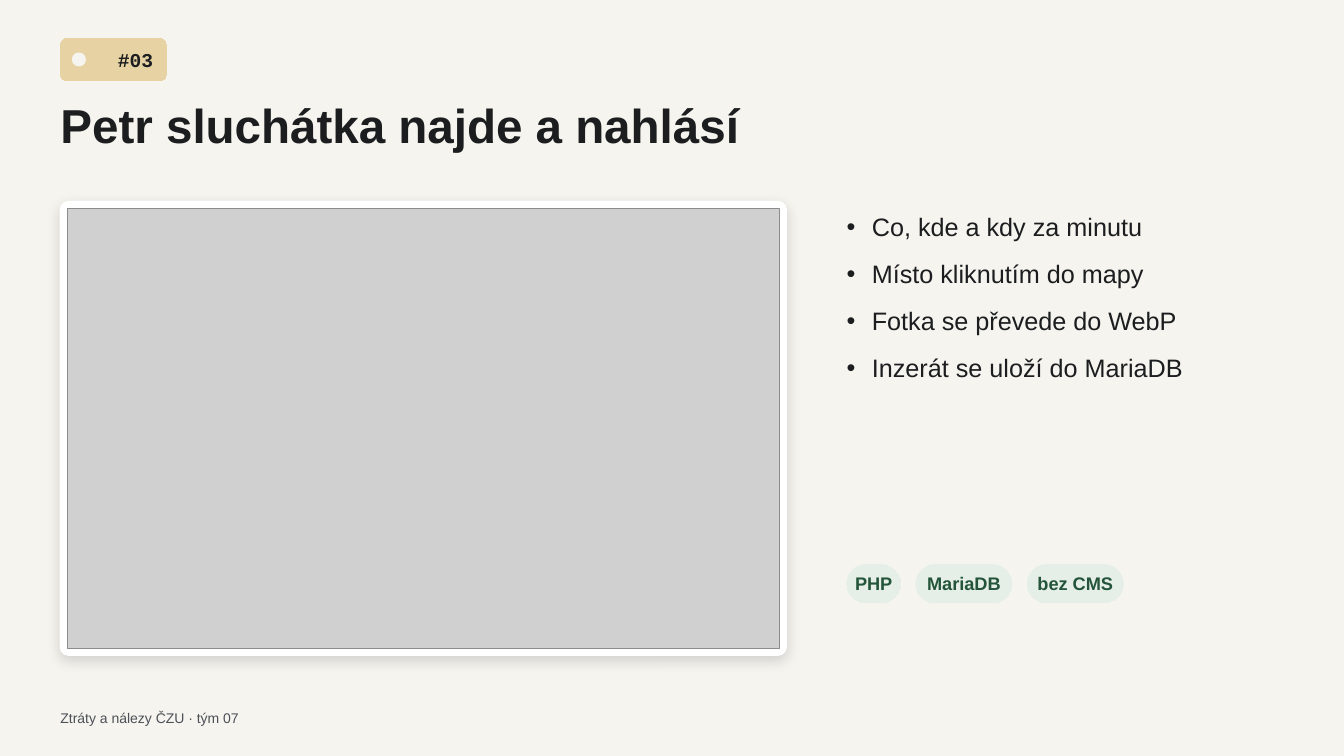
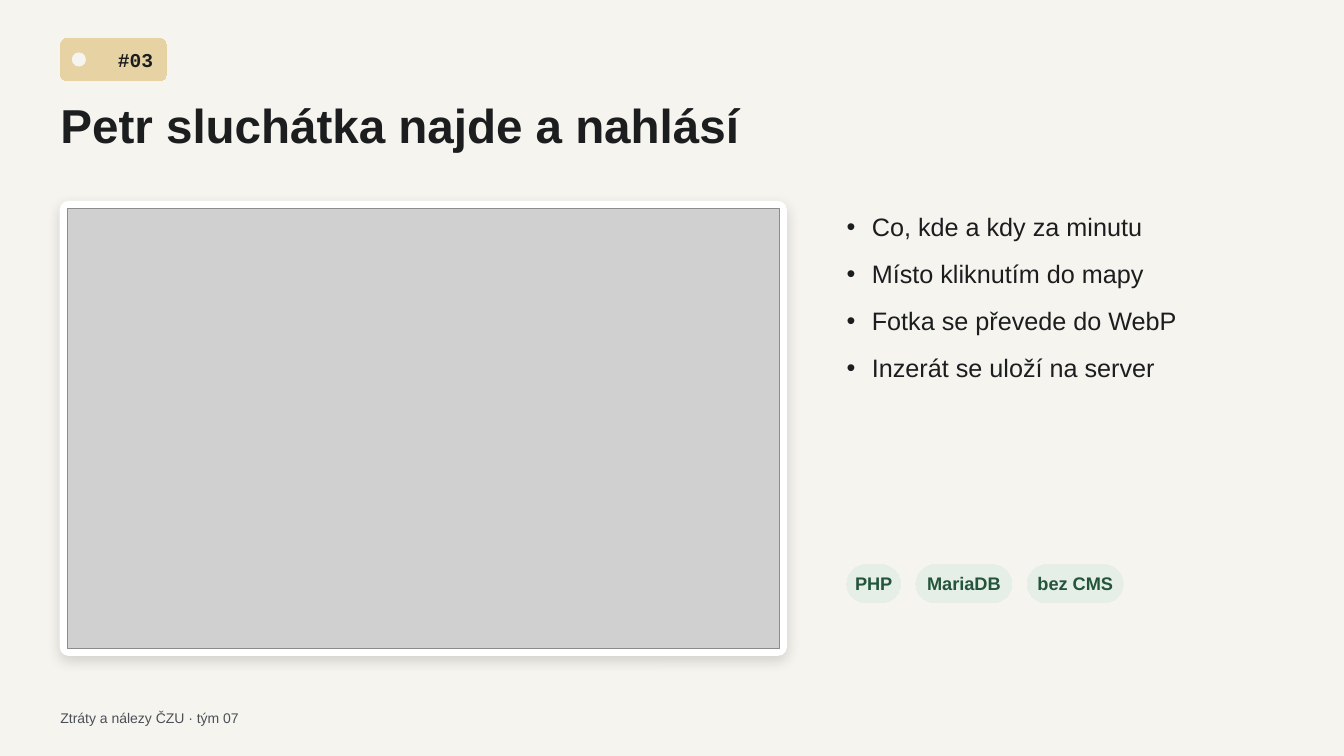
Before and after one commit to TomasDevs/ztraty-nalezy-czu, a slide deck: slide 4 of docs/prezentace-tym-07.pptx. Drawn at 1344x756 pixels with LibreOffice and Linux fonts; fonts in the diff are those of the drawing; grey boxes stand for pictures. Boxes give left, top, right and bottom in pixels: in the first picture for what was removed or moved away, otherwise in the second. Text is boxed around its words. In the diff, an @@ line names an element or a change of style, - is before the commit and + after.

```diff
--- a/docs/prezentace-tym-07.pptx
+++ b/docs/prezentace-tym-07.pptx
@@ text at (x1=872, y1=358, x2=1155, y2=378): text changed @@
-• Inzerát se uloží do MariaDB
+• Inzerát se uloží na server
```
Also in this commit, not shown: 1 other slide changed, 2 other files.
